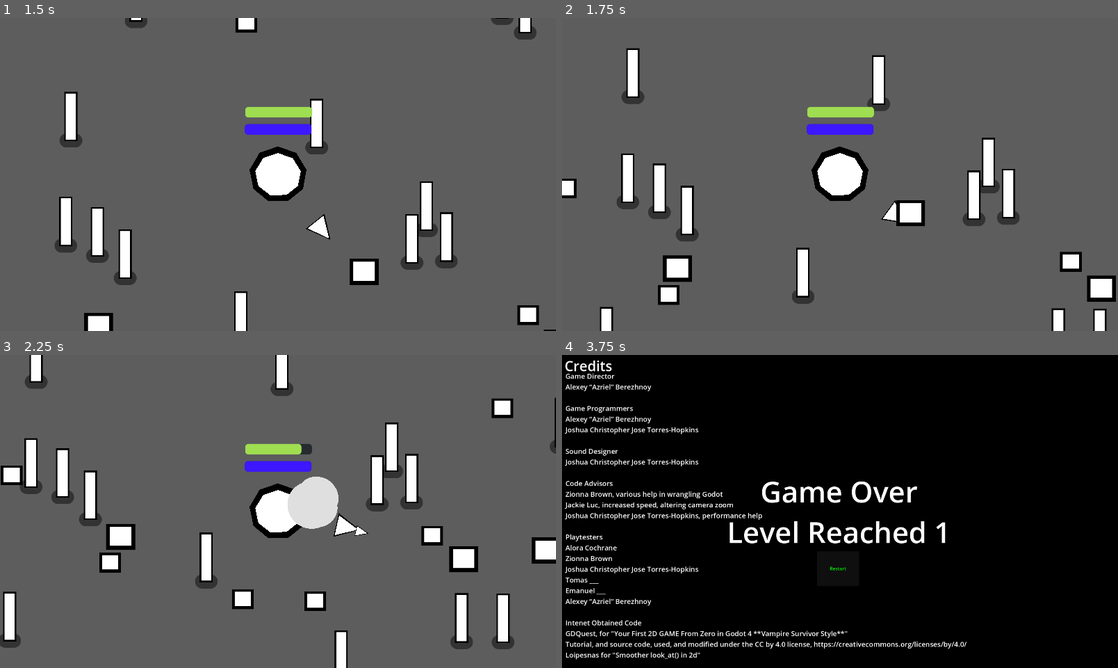
Above: before the commit, frames 1-4 (two rows, left to right).
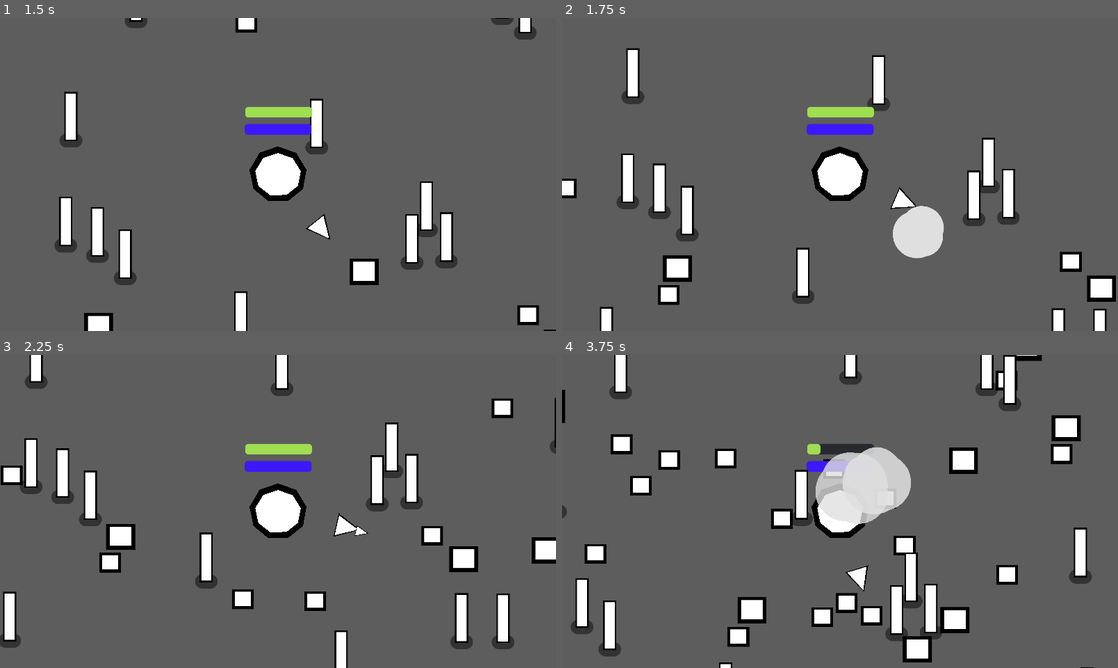
Above: after the commit, the same moments.

Repository: Alyosha-ctrl/foolJam2025
Game: Godot game, scene res://tower_survival.tscn
Two runs of this game, one before a commit and one after it. Both use one fixed random seed, a clock stepped at 60 frames per second and the inputs below.
Inputs:
- Up to frame 1 (1.5 s): hold D (move_right) 0.53-1.28 s; hold S (move_down) from 1.28 s (still down)
- Up to frame 2 (1.75 s): keep holding S (move_down)
- Up to frame 3 (2.25 s): release S (move_down) at 2.03 s; hold D (move_right) from 2.03 s (still down)
- Up to frame 4 (3.75 s): release D (move_right) at 2.78 s; hold W (move_up) 2.78-3.53 s; hold A (move_left) from 3.53 s (still down)

Frame 1 is identical in both runs. In frame 2, 1.5% of the frame differs, in the area x 57-69%, y 54-77%; in frame 3, 1.3%; in frame 4, 96%, in the area x 0-100%, y 0-100%.

Commit message:
Made mobs health scale worse than players, made mob bosses not higher level than player but equal level.

Diff:
--- a/mob.gd
+++ b/mob.gd
@@ -10,7 +10,7 @@
 var power : float = 1.0
 var control : float = 1.0
 var defense : float = 1.0
-var max_health : float = strength*25
+var max_health : float = strength*15
 var health : float = max_health*1
 var max_qi : float = power*25
 var qi : float = max_qi*1
@@ -75,7 +75,7 @@
 		power+=statMult
 		control+=statMult
 		defense+=statMult
-		max_health = strength*25
+		max_health = strength*15
 		health = max_health*1
 		max_qi = power*25
 		qi = max_qi*1
--- a/tower_survival.gd
+++ b/tower_survival.gd
@@ -18,7 +18,6 @@
 	#And it's random technique's
 	var spawn_type = ["swarm", "mob", "boss", "swarm", "swarm", "mob"]
 	spawn_type = spawn_type[randi_range(0,len(spawn_type)-1)]
-	print("Spawn Type: " + str(spawn_type))
 	if(spawn_type == "mob"):
 		var new_mob = preload("res://mob.tscn").instantiate()
 		new_mob.set_level(%Player.level-1)
@@ -48,7 +47,7 @@
 		add_child(new_mob2)
 	elif(spawn_type == "boss"):
 		var new_mob = preload("res://mob.tscn").instantiate()
-		new_mob.set_level(%Player.level+1)
+		new_mob.set_level(%Player.level)
 		new_mob.scale = Vector2(1.25, 1.25)
 		#Randomly create's the mob on a point along the path
 		%PathFollow2D.progress_ratio = randf()
@@ -73,7 +72,7 @@
 func _on_timer_timeout() -> void:
 	#Randomly choose spawn_swarm, spawn_cluster, spawn_boss
 	#later once levels are implemented
-	var max_entities = 100
+	var max_entities = 500
 	level_up()
 	if(!(len(get_children()) > max_entities)):
 		spawn_mob()
